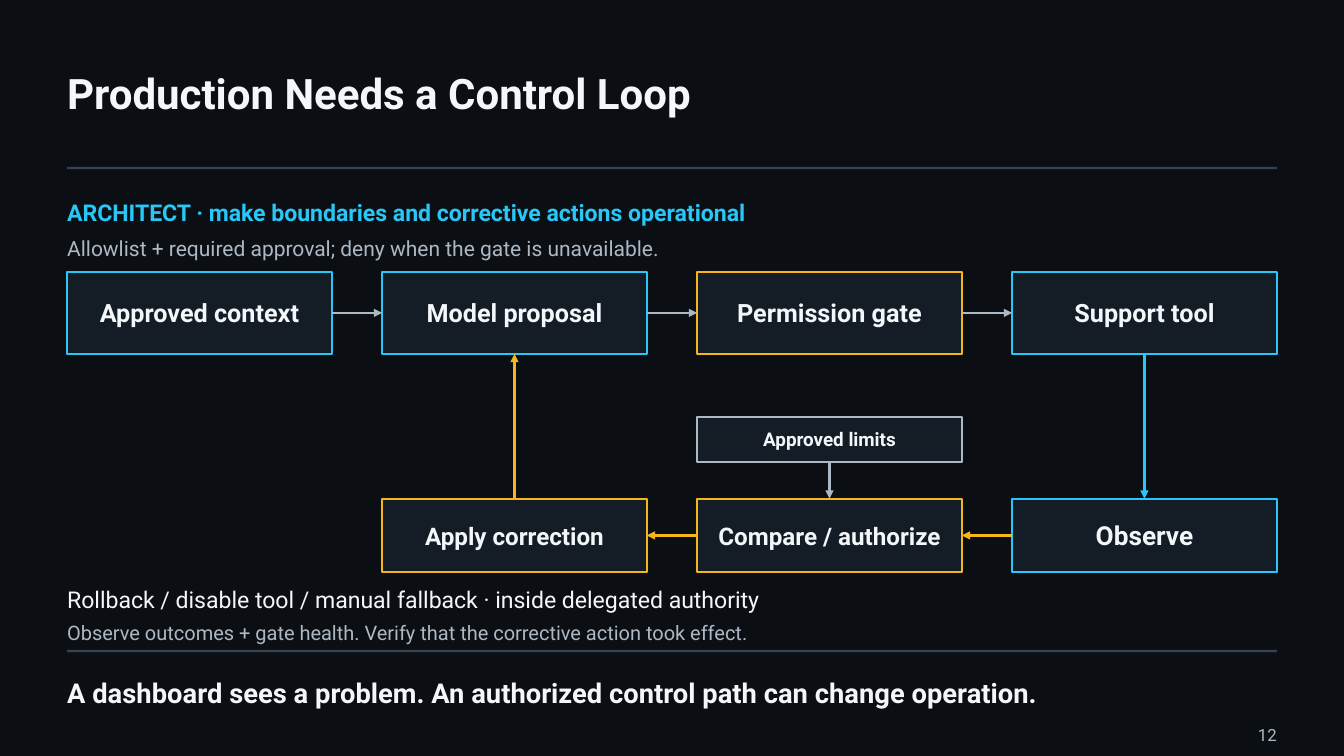
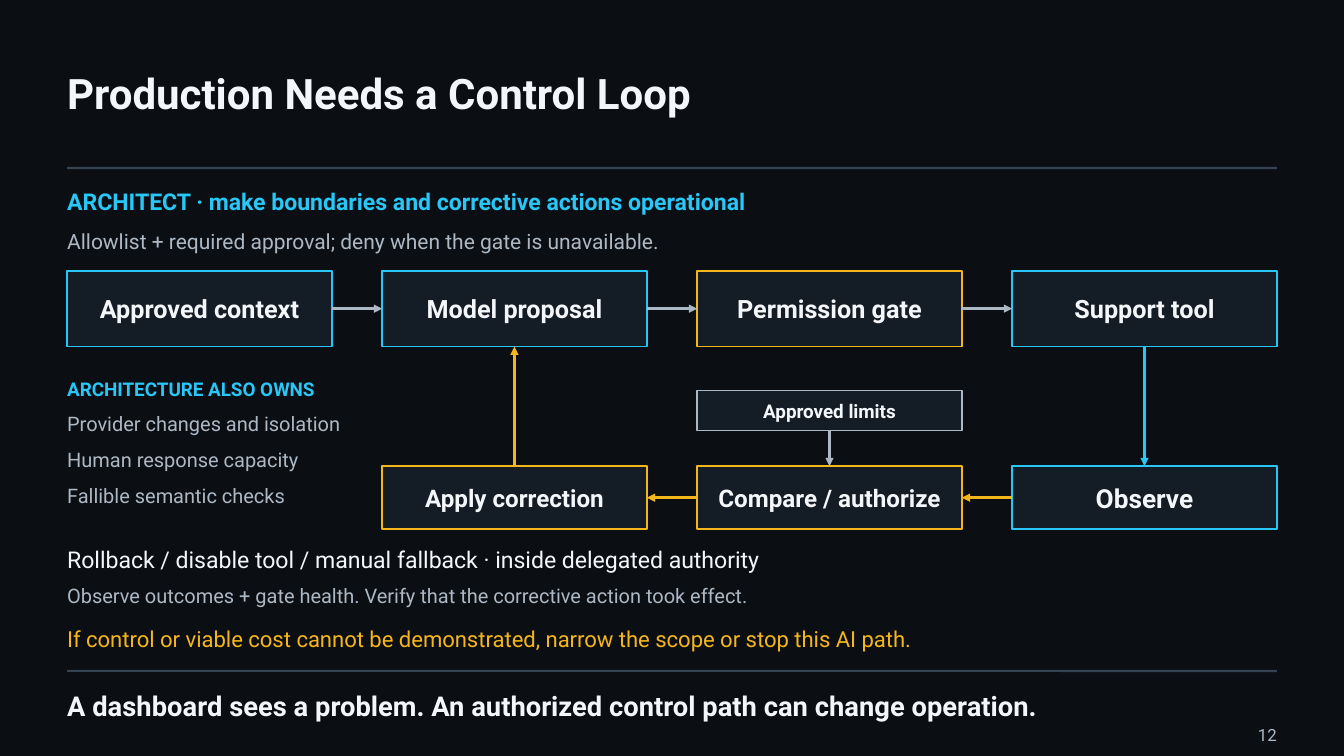
Before and after one commit to UncertaintyArchitectureGroup/uncertainty-architecture, a slide deck: slide 12 of assets/presentations/pmday-2026/ai-changes-both-sides.pptx. Drawn at 1344x756 pixels with LibreOffice and Linux fonts; fonts in the diff are those of the drawing. Boxes give left, top, right and bottom in pixels: in the first picture for what was removed or moved away, otherwise in the second. Text is boxed around its words. In the diff, an @@ line names an element or a change of style, - is before the commit and + after.

```diff
--- a/assets/presentations/pmday-2026/ai-changes-both-sides.pptx
+++ b/assets/presentations/pmday-2026/ai-changes-both-sides.pptx
@@ text "ARCHITECT · make boundaries and ...": place and size @@
-text "ARCHITECT · make boundaries and ..." at [67, 203, 745, 226]
+text "ARCHITECT · make boundaries and ..." at [67, 192, 745, 215]
@@ rectangle: place and size @@
-rectangle at [68, 272, 332, 354]
+rectangle at [68, 271, 332, 347]
@@ text "Approved context": place and size @@
-text "Approved context" at [100, 303, 299, 327]
+text "Approved context" at [100, 299, 299, 323]
@@ rectangle: place and size @@
-rectangle at [382, 272, 646, 354]
+rectangle at [382, 271, 646, 347]
@@ text "Model proposal": place and size @@
-text "Model proposal" at [427, 303, 603, 327]
+text "Model proposal" at [427, 299, 603, 323]
@@ rectangle: place and size @@
-rectangle at [698, 272, 962, 354]
+rectangle at [698, 271, 962, 347]
@@ text "Permission gate": place and size @@
-text "Permission gate" at [737, 303, 922, 328]
+text "Permission gate" at [737, 299, 922, 324]
@@ rectangle: place and size @@
-rectangle at [1012, 272, 1276, 354]
+rectangle at [1012, 271, 1276, 347]
@@ text "Support tool": place and size @@
-text "Support tool" at [1074, 303, 1214, 327]
+text "Support tool" at [1074, 299, 1214, 323]
@@ 3 arrows, 1 text: place and size @@
-3 arrows, 1 text at [67, 240, 1012, 313]
+3 arrows, 1 text at [67, 233, 1012, 309]
@@ arrow moved from (514, 499) - (514, 354) to (514, 466) - (514, 347) @@
@@ arrow moved from (1144, 354) - (1144, 499) to (1144, 347) - (1144, 466) @@
@@ text added at [67, 382, 314, 396], 13.5 pt, text #28C7F7, bold @@
+ARCHITECTURE ALSO OWNS
@@ text added at [67, 416, 340, 435], 14.2 pt, text #ADB8C5 @@
+Provider changes and isolation
@@ rectangle: place and size @@
-rectangle at [698, 417, 962, 463]
+rectangle at [698, 391, 962, 432]
@@ text "Approved limits": place and size @@
-text "Approved limits" at [763, 432, 896, 450]
+text "Approved limits" at [763, 404, 896, 422]
@@ arrow moved from (830, 462) - (830, 499) to (830, 431) - (830, 466) @@
@@ text added at [67, 452, 299, 472], 14.2 pt, text #ADB8C5 @@
+Human response capacity
@@ rectangle: place and size @@
-rectangle at [382, 499, 646, 573]
+rectangle at [382, 466, 646, 528]
@@ text "Apply correction": place and size @@
-text "Apply correction" at [425, 527, 604, 550]
+text "Apply correction" at [425, 489, 604, 512]
@@ rectangle: place and size @@
-rectangle at [698, 499, 962, 573]
+rectangle at [698, 466, 962, 528]
@@ text "Compare / authorize": place and size @@
-text "Compare / authorize" at [718, 527, 940, 550]
+text "Compare / authorize" at [718, 489, 940, 512]
@@ rectangle: place and size @@
-rectangle at [1012, 499, 1276, 573]
+rectangle at [1012, 466, 1276, 528]
@@ text "Observe": place and size @@
-text "Observe" at [1096, 525, 1193, 546]
+text "Observe" at [1096, 488, 1193, 509]
@@ text added at [67, 488, 285, 503], 14.2 pt, text #ADB8C5 @@
+Fallible semantic checks
@@ 2 arrows, 1 text: place and size @@
-2 arrows, 1 text at [67, 535, 1012, 645]
+2 arrows, 1 text at [67, 498, 1012, 608]
@@ text "Rollback / disable tool / ...": place and size @@
-text "Rollback / disable tool / ..." at [67, 590, 759, 613]
+text "Rollback / disable tool / ..." at [67, 550, 759, 573]
@@ text added at [67, 630, 911, 652], 15.8 pt, text #F5B61C @@
+If control or viable cost cannot be demonstrated, narrow the scope or stop this AI path.
@@ text "A dashboard sees a problem. ...": place and size @@
-text "A dashboard sees a problem. ..." at [67, 682, 1037, 709]
+text "A dashboard sees a problem. ..." at [67, 695, 1037, 722]
@@ line moved from (68, 651) - (1277, 651) to (68, 671) - (1277, 671) @@
```
Also in this commit, not shown: 5 other slides changed, 6 other files.
